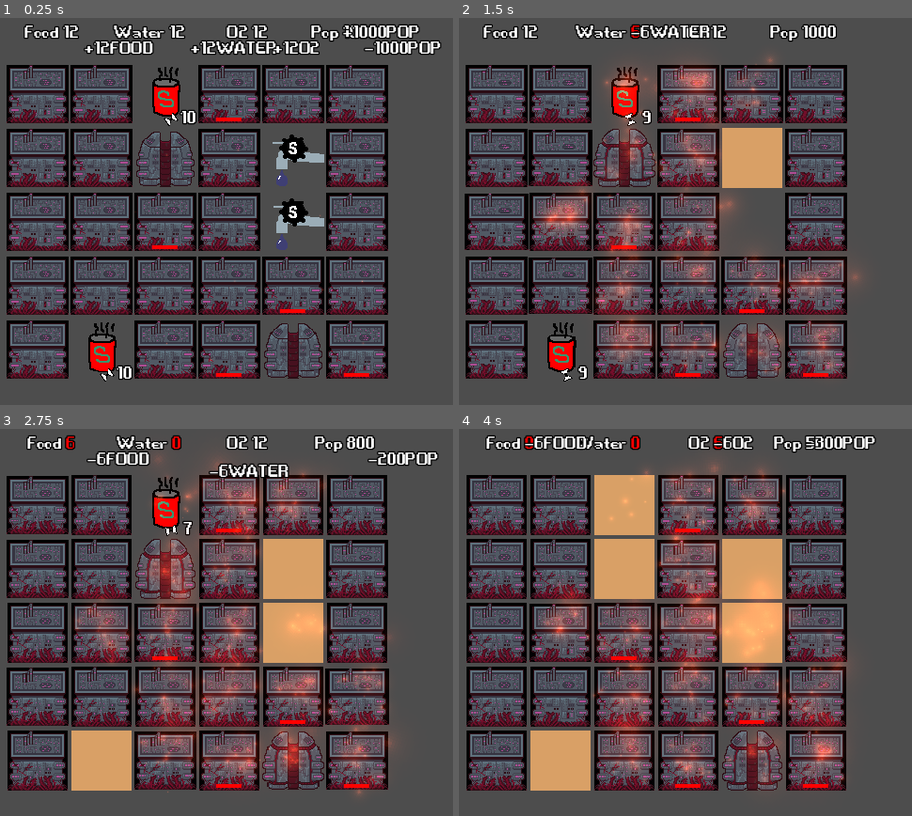
Above: before the commit, frames 1-4 (two rows, left to right).
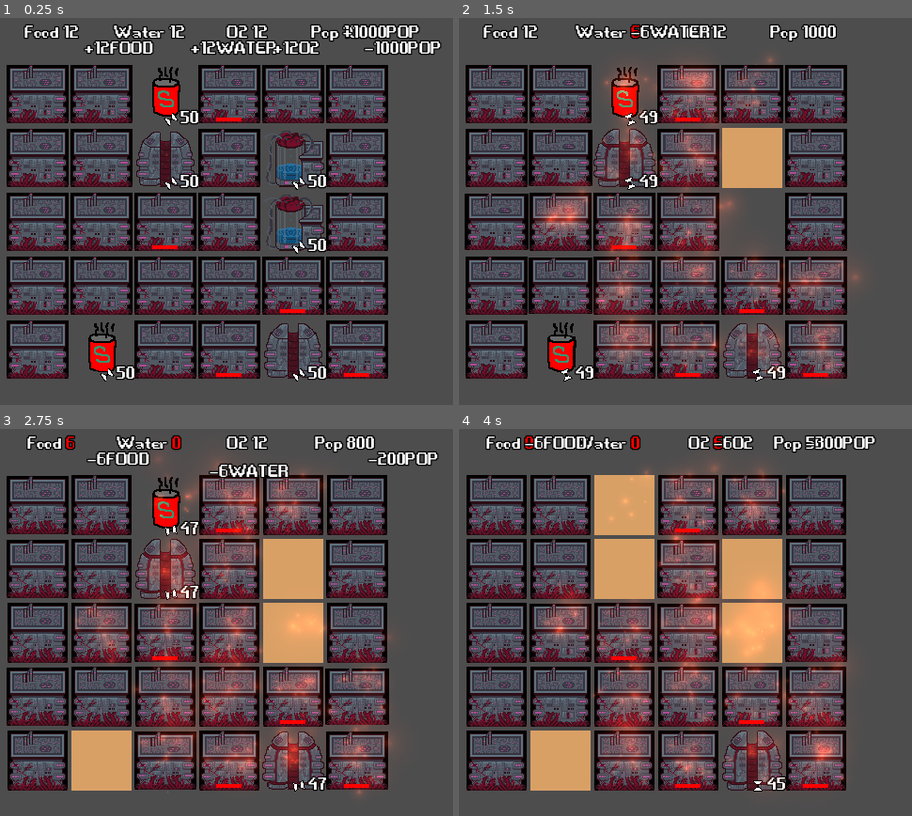
Above: after the commit, the same moments.

Repository: angeldustjdr/godot-wild-jam-2023
Game: Godot game, scene res://Main.tscn
Same seed, same stepped clock (60 frames per second), same inputs: the game is played once before the commit and once after it.
Inputs (mouse positions are in pixels of both pictures, inside the frame that each line leads up to):
- Up to frame 1 (0.25 s): no input
- Up to frame 2 (1.5 s): tap Enter (ui_accept) at 0.5, 0.77 s; move the mouse to (753, 157) at 0.52 s; click (753, 157) at 0.67 s; move the mouse to (753, 223) at 1.27 s; click (753, 223) at 1.42 s
- Up to frame 3 (2.75 s): tap Enter (ui_accept) at 1.52 s; move the mouse to (99, 761) at 2.02 s; click (99, 761) at 2.17 s
- Up to frame 4 (4 s): move the mouse to (626, 506) at 2.77 s; click (626, 506) at 2.92 s; tap Enter (ui_accept) at 3.02, 3.77 s; move the mouse to (626, 568) at 3.52 s; click (626, 568) at 3.67 s

The runs differ from the first frame. In frame 1, 3.1% of the frame differs, in the area x 25-72%, y 23-94%; in frame 2, 0.5%; in frame 3, 0.4%; in frame 4, 0.2%.

Commit message:
update sprite

Diff:
--- a/scene/SuperO2Generator.tscn
+++ b/scene/SuperO2Generator.tscn
@@ -21,6 +21,7 @@
 "POP": 0,
 "WATER": 0
 }
+hasHourglass = true
 
 [node name="Sprite" parent="." index="0"]
 material = SubResource("ShaderMaterial_mq6i5")
--- a/scene/SuperWaterGenerator.tscn
+++ b/scene/SuperWaterGenerator.tscn
@@ -1,7 +1,17 @@
-[gd_scene load_steps=3 format=3 uid="uid://d3gm120uavfjx"]
+[gd_scene load_steps=5 format=3 uid="uid://d3gm120uavfjx"]
 
 [ext_resource type="PackedScene" uid="uid://8001k27dcfjx" path="res://scene/GenericBuilding.tscn" id="1_4x0ar"]
-[ext_resource type="Texture2D" uid="uid://bbc5glu15c2i8" path="res://asset/sheet/superwater-sheet.png" id="2_h0b01"]
+[ext_resource type="Shader" path="res://shader/Outline.gdshader" id="2_3fxsc"]
+[ext_resource type="Texture2D" uid="uid://dth0nhqilrghc" path="res://asset/sheet/water-plant-1-sheet.png" id="3_qt113"]
+
+[sub_resource type="ShaderMaterial" id="ShaderMaterial_kucal"]
+resource_local_to_scene = true
+shader = ExtResource("2_3fxsc")
+shader_parameter/color = Color(1, 1, 1, 1)
+shader_parameter/width = 0.0
+shader_parameter/pattern = 0
+shader_parameter/inside = false
+shader_parameter/add_margins = true
 
 [node name="SuperWaterGenerator" instance=ExtResource("1_4x0ar")]
 description = "Somehow it provides a lot of water."
@@ -11,6 +21,8 @@
 "POP": 0,
 "WATER": 6
 }
+hasHourglass = true
 
 [node name="Sprite" parent="." index="0"]
-texture = ExtResource("2_h0b01")
+material = SubResource("ShaderMaterial_kucal")
+texture = ExtResource("3_qt113")
--- a/script/GenericBuilding.gd
+++ b/script/GenericBuilding.gd
@@ -19,7 +19,7 @@
 				"O2" : 0}
 @export var negativeStat = false
 @export var hasHourglass = false
-@export var hourglassTimer = 10
+@export var hourglassTimer = 50
 @export var effectDescription = {"Heat" : "The air temperature is pretty high here! It may harm life."}
 
 var i
--- a/script/Hourglass.gd
+++ b/script/Hourglass.gd
@@ -8,7 +8,7 @@
 func setTimer(n):
 	turnLeft = n
 	self.text = str(n)
-	if n<=3:
+	if n<=10:
 		$AnimationPlayer.play("flash")
 	if n<=0:
 		get_parent().selfDestruct("Empty")
Binary file added: asset/sheet/water-plant-1-sheet.png
